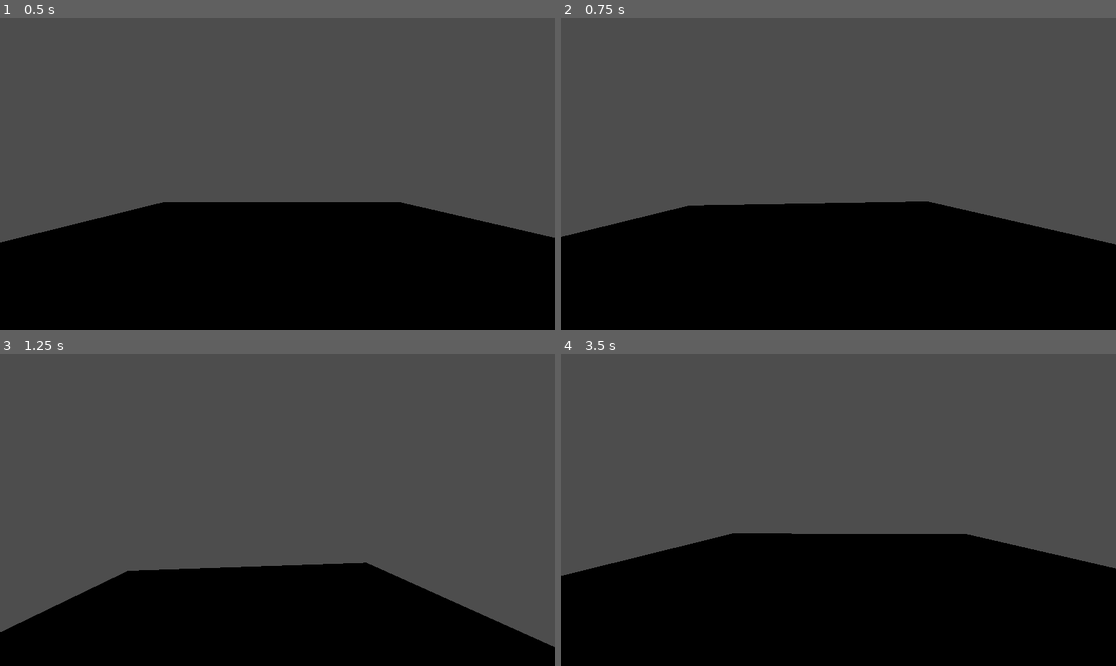
Above: before the commit, frames 1-4 (two rows, left to right).
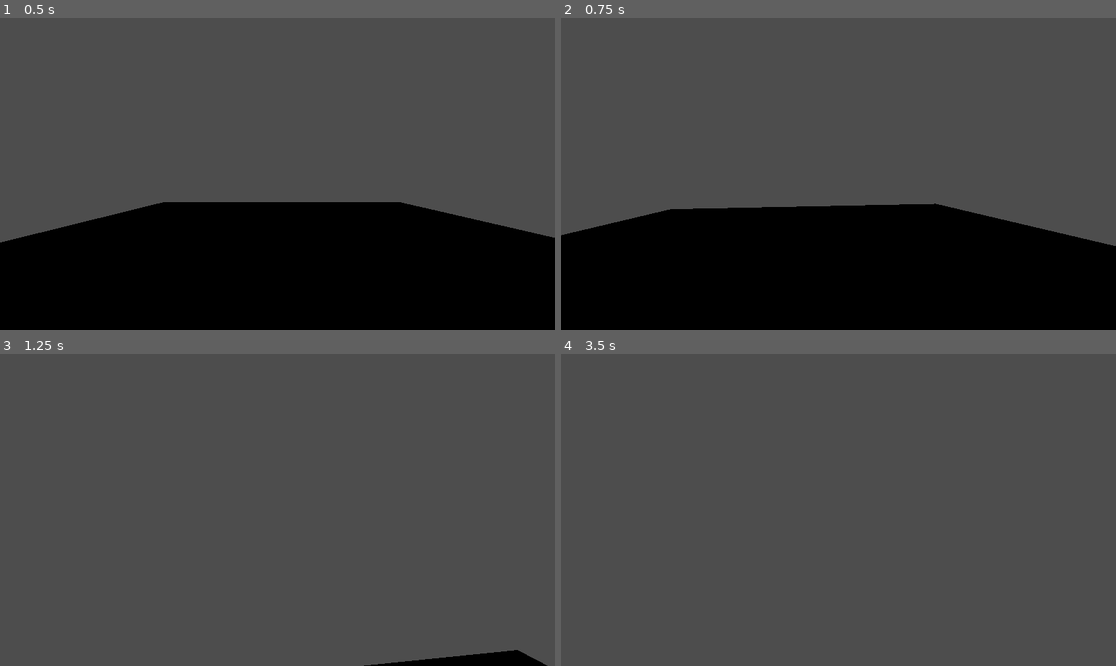
Above: after the commit, the same moments.

Repository: florianvazelle/BossRush
Game: Godot game, scene res://scenes/main.tscn
Same seed, same stepped clock (60 frames per second), same inputs: the game is played once before the commit and once after it.
Inputs (mouse positions are in pixels of both pictures, inside the frame that each line leads up to):
- Up to frame 1 (0.5 s): no input
- Up to frame 2 (0.75 s): tap Enter at 0.5 s; move the mouse to (866, 174) at 0.52 s; hold W (pm_moveforward, bound only after the commit) from 0.53 s (still down); hold Shift (sprint) from 0.53 s (still down)
- Up to frame 3 (1.25 s): keep holding W (pm_moveforward, bound only after the commit); keep holding Shift (sprint); tap Space (jump) at 0.77 s
- Up to frame 4 (3.5 s): keep holding W (pm_moveforward, bound only after the commit); move the mouse to (810, 510) at 1.27 s; release Shift (sprint) at 1.28 s; tap R at 1.35 s; tap Space (jump) at 1.52, 2.75, 3.02 s; move the mouse to (849, 503) at 2.02 s; tap T at 2.1 s; move the mouse to (832, 516) at 2.77 s; tap Shift (sprint) at 2.85 s

Frame 1 is identical in both runs. In frame 2, 0.6% of the frame differs, in the area x 0-100%, y 58-74%; in frame 3, 24%; in frame 4, 39%, in the area x 0-100%, y 57-100%.

Commit message:
fix input maps

Diff:
--- a/project.godot
+++ b/project.godot
@@ -19,17 +19,17 @@
 
 pm_moveleft={
 "deadzone": 0.5,
-"events": [Object(InputEventKey,"resource_local_to_scene":fa …(119 unchanged characters)… ressed":false,"pressed":false,"keycode":81,"physical_keycode":0,"key_label":0,"unicode":113,"location":0,"echo":false,"script":null)
+"events": [Object(InputEventKey,"resource_local_to_scene":fa …(119 unchanged characters)… ressed":false,"pressed":false,"keycode":0,"physical_keycode":65,"key_label":0,"unicode":113,"location":0,"echo":false,"script":null)
 ]
 }
 pm_moveright={
 "deadzone": 0.5,
-"events": [Object(InputEventKey,"resource_local_to_scene":fa …(119 unchanged characters)… ressed":false,"pressed":false,"keycode":68,"physical_keycode":0,"key_label":0,"unicode":100,"location":0,"echo":false,"script":null)
+"events": [Object(InputEventKey,"resource_local_to_scene":fa …(119 unchanged characters)… ressed":false,"pressed":false,"keycode":0,"physical_keycode":68,"key_label":0,"unicode":100,"location":0,"echo":false,"script":null)
 ]
 }
 pm_moveforward={
 "deadzone": 0.5,
-"events": [Object(InputEventKey,"resource_local_to_scene":fa …(119 unchanged characters)… ressed":false,"pressed":false,"keycode":90,"physical_keycode":0,"key_label":0,"unicode":122,"location":0,"echo":false,"script":null)
+"events": [Object(InputEventKey,"resource_local_to_scene":fa …(119 unchanged characters)… ressed":false,"pressed":false,"keycode":0,"physical_keycode":87,"key_label":0,"unicode":122,"location":0,"echo":false,"script":null)
 ]
 }
 pm_jump={
@@ -39,7 +39,7 @@
 }
 pm_movebackward={
 "deadzone": 0.5,
-"events": [Object(InputEventKey,"resource_local_to_scene":fa …(119 unchanged characters)… ressed":false,"pressed":false,"keycode":83,"physical_keycode":0,"key_label":0,"unicode":115,"location":0,"echo":false,"script":null)
+"events": [Object(InputEventKey,"resource_local_to_scene":fa …(119 unchanged characters)… ressed":false,"pressed":false,"keycode":0,"physical_keycode":83,"key_label":0,"unicode":115,"location":0,"echo":false,"script":null)
 ]
 }
 pm_duck={
